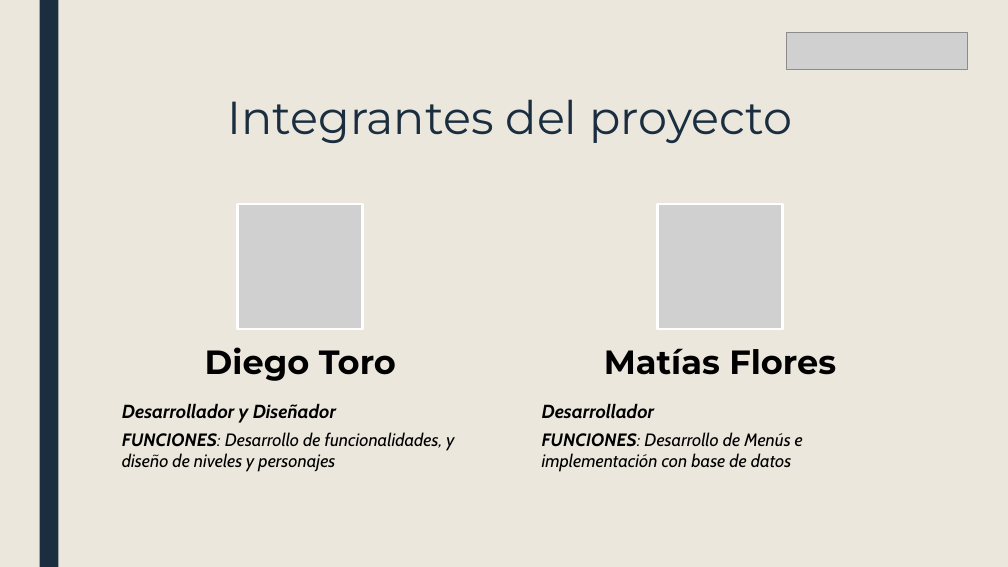
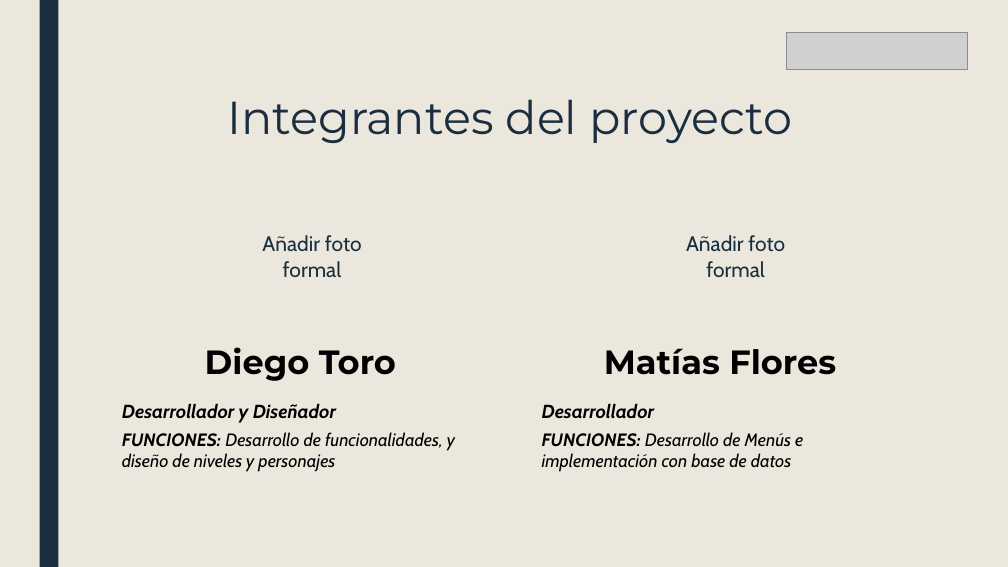
Before and after one commit to ruinedbird/github-capstone, a slide deck: slide 2 of Fase 3/Evidencias grupales/Capstone Roguelike.pptx. Drawn at 1008x567 pixels with LibreOffice and Linux fonts; fonts in the diff are those of the drawing; grey boxes stand for pictures. Boxes give left, top, right and bottom in pixels: in the first picture for what was removed or moved away, otherwise in the second. Text is boxed around its words. In the diff, an @@ line names an element or a change of style, - is before the commit and + after.

```diff
--- a/Fase 3/Evidencias grupales/Capstone Roguelike.pptx
+++ b/Fase 3/Evidencias grupales/Capstone Roguelike.pptx
@@ picture removed at (238, 204, 363, 329) @@
@@ picture removed at (658, 204, 783, 329) @@
@@ text added at (262, 235, 362, 277), 20 pt, text #1A2E40 @@
+Añadir foto formal
@@ text added at (686, 235, 785, 277), 20 pt, text #1A2E40 @@
+Añadir foto formal
@@ text "Desarrollador y Diseñador" at (122, 404, 455, 472): bold on in "FUNCIONES:"; less space between paragraphs @@
@@ text "Desarrollador" at (542, 404, 803, 472): bold on in "FUNCIONES:"; less space between paragraphs @@
```
Also in this commit, not shown: 8 other slides changed, 6 slides added, 6 slides removed.
